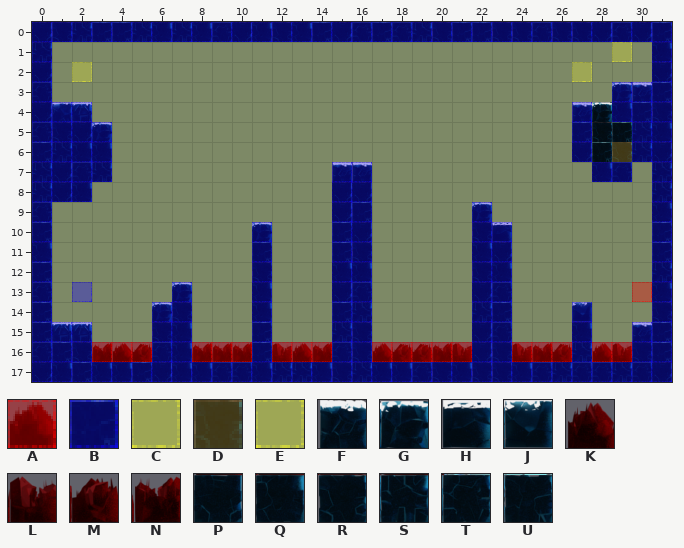
One commit to this Tiled map: Spellington/src/res/map/mapPlains29.tmx. The picture above is the old version.
Cells are 50x50 px. Shown: x 0..31, y 0..17.
Key: from "collisionTile": A 0, B 3, C 4, D 7, E 11; from "frozenPlainsTile": F 0, G 1, H 5, J 6, K 30, L 31, M 32, N 33, P 40, Q 41, R 42, S 43, T 44, U 45.
_ is an empty cell.
Layer "terrain" before, first column x 18:
 5 _________URUSQ
 6 _________PURSP
 7 __________QT_S
 8 _____________S
 9 ____G________Q
10 ____RH_______U
11 ____QP_______U
12 ____RQ_______S
13 ____PT_______Q
14 ____SU___J___R
15 ____PT___Q__FU
16 MMNLPRLNMSKLRU
17 QTRQRRQTSTTSTP
Layer "collision" before, first column x 18:
 5 EEEEEEEEEB__BB
 6 EEEEEEEEEB__BB
 7 EEEEEEEEEEBBEB
 8 EEEEEEEEEEEEEB
 9 EEEEBEEEEEEEEB
10 EEEEBBEEEEEEEB
11 EEEEBBEEEEEEEB
12 EEEEBBEEEEEEEB
13 EEEEBBEEEEEEEB
14 EEEEBBEEEBEEEB
15 EEEEBBEEEBEEBB
16 AAAABBAAABAABB
17 BBBBBBBBBBBBBB
Once edited:
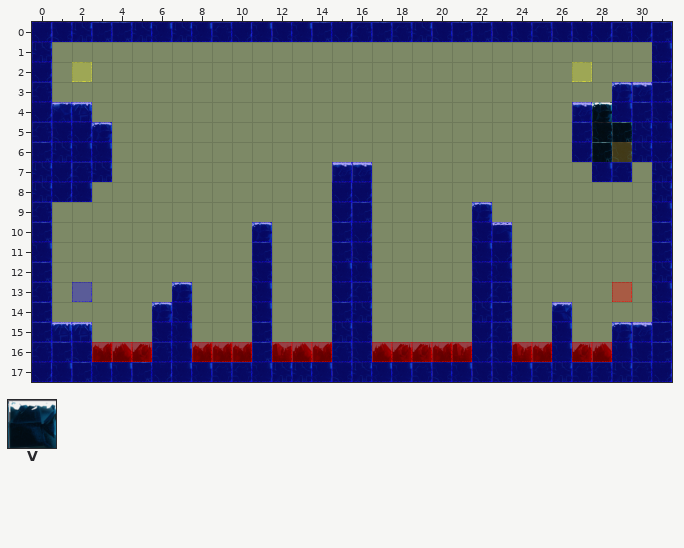
Further tiles: from "frozenPlainsTile": V 2.
See-through tiles are keyed as they look on the map.
Changes in this commit:
Changed rows in their new state; . is an unchanged cell.
Layer "terrain":
first column x 26:
14 V_..
15 Q_.G
16 QM.Q
Layer "collision":
first column x 26:
14 BE..
15 BE.B
16 BA.B
Layer "event":
first column x 29:
 1 _
first column x 29:
13 A_
